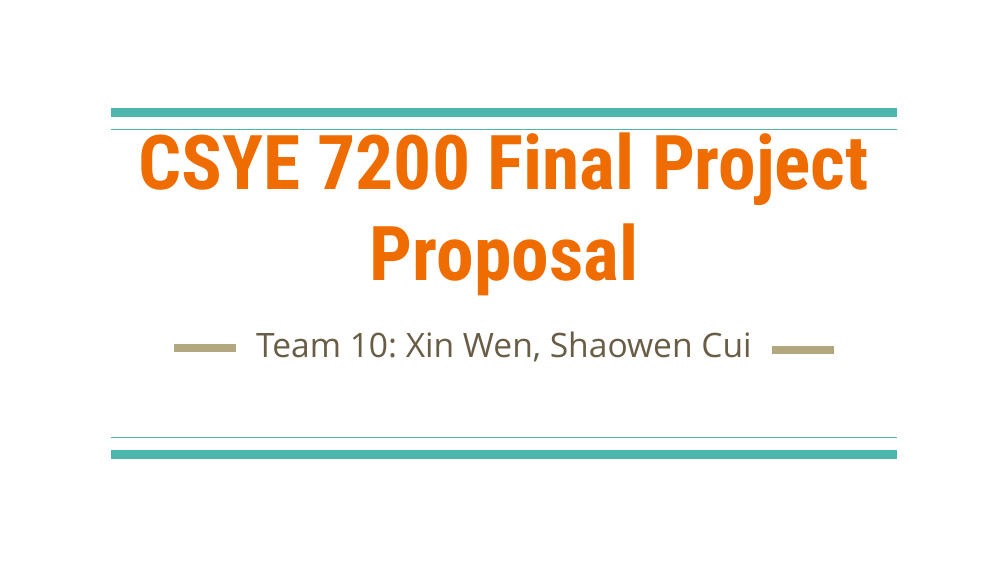
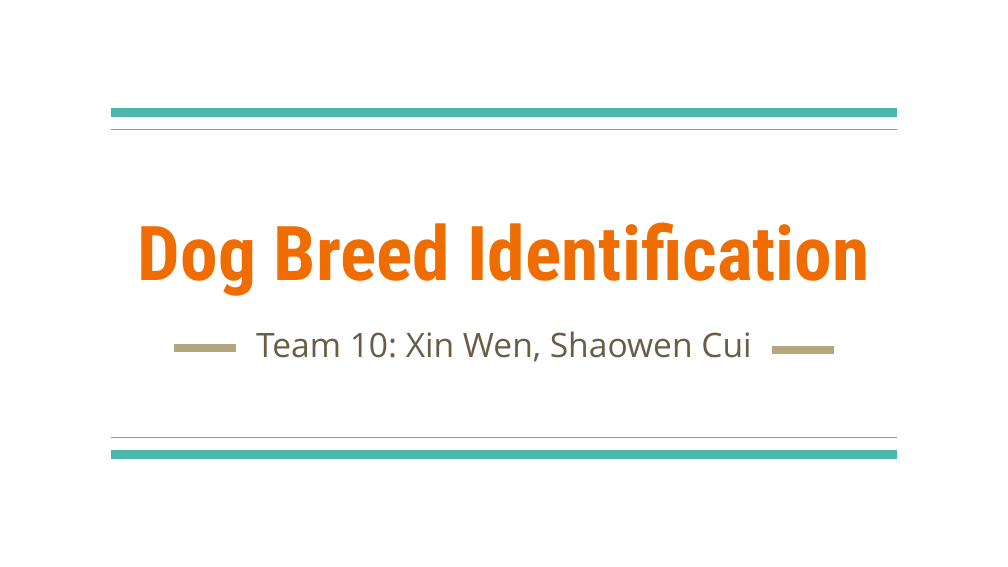
Before and after one commit to yingy4/CSYE7200_FinalProject, a slide deck: slide 1 of FinalProjectProposal.pptx. Drawn at 1008x567 pixels with LibreOffice and Linux fonts; fonts in the diff are those of the drawing. Boxes give left, top, right and bottom in pixels: in the first picture for what was removed or moved away, otherwise in the second. Text is boxed around its words. In the diff, an @@ line names an element or a change of style, - is before the commit and + after.

Commit message:
UPDATE Proposal

```diff
--- a/FinalProjectProposal.pptx
+++ b/FinalProjectProposal.pptx
@@ title at [138,222,870,296]: text changed @@
-CSYE 7200 Final Project Proposal
+Dog Breed Identification
```
Also in this commit, not shown: 2 other slides changed.
